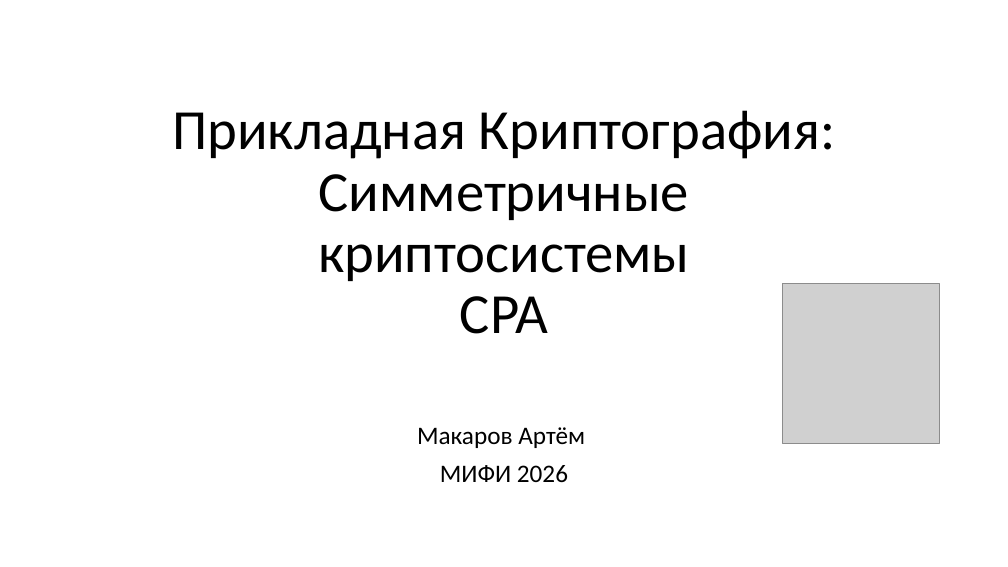
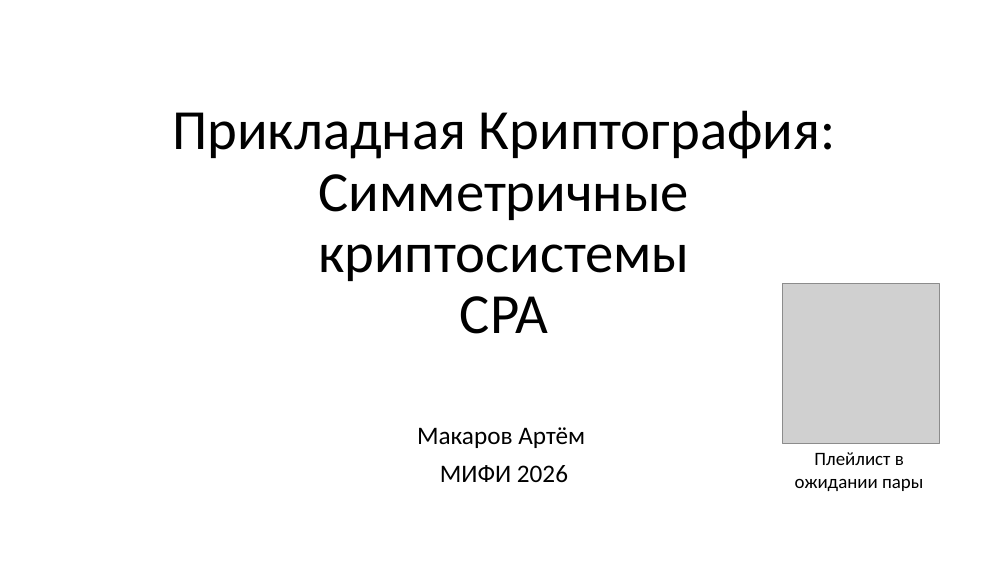
Before and after one commit to CryptoCourse/CryptoLectures, a slide deck: slide 1 of Lectures/Lecture7.pptx. Drawn at 1008x567 pixels with LibreOffice and Linux fonts; fonts in the diff are those of the drawing; grey boxes stand for pictures. Boxes give left, top, right and bottom in pixels: in the first picture for what was removed or moved away, otherwise in the second. Text is boxed around its words. In the diff, an @@ line names an element or a change of style, - is before the commit and + after.

```diff
--- a/Lectures/Lecture7.pptx
+++ b/Lectures/Lecture7.pptx
@@ text added at (795, 452, 923, 491), 18 pt, text #000000 @@
+Плейлист в ожидании пары
```
Also in this commit, not shown: 1 slide added, 3 other files.
